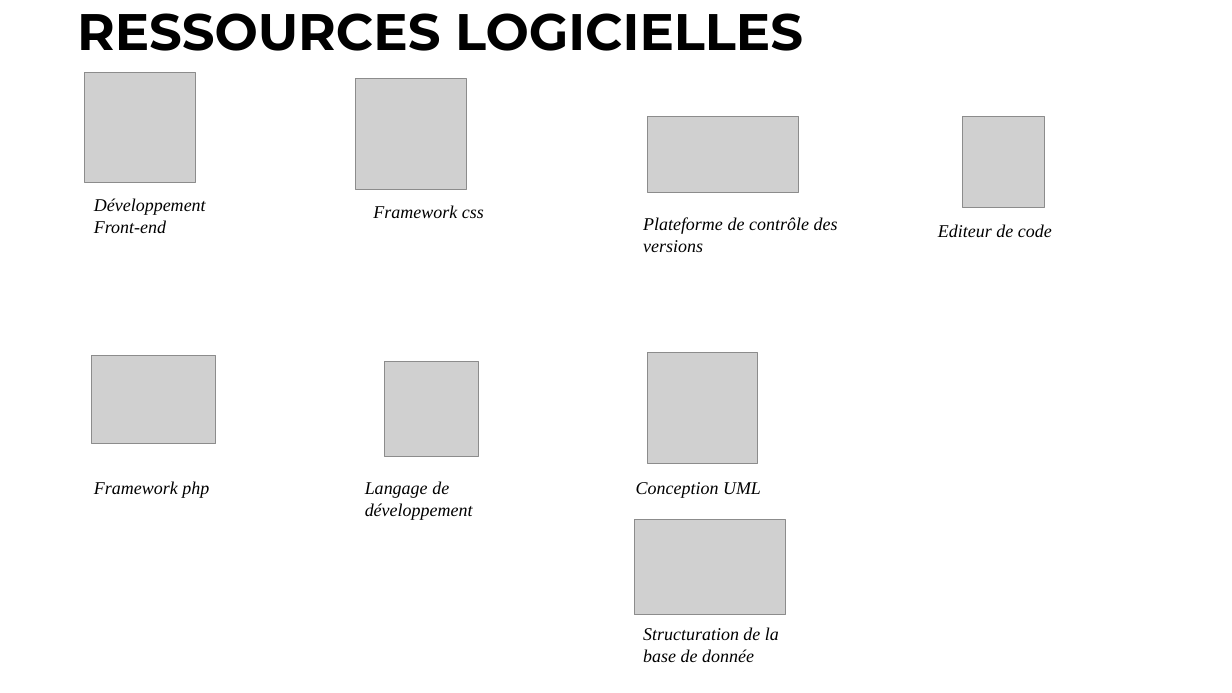
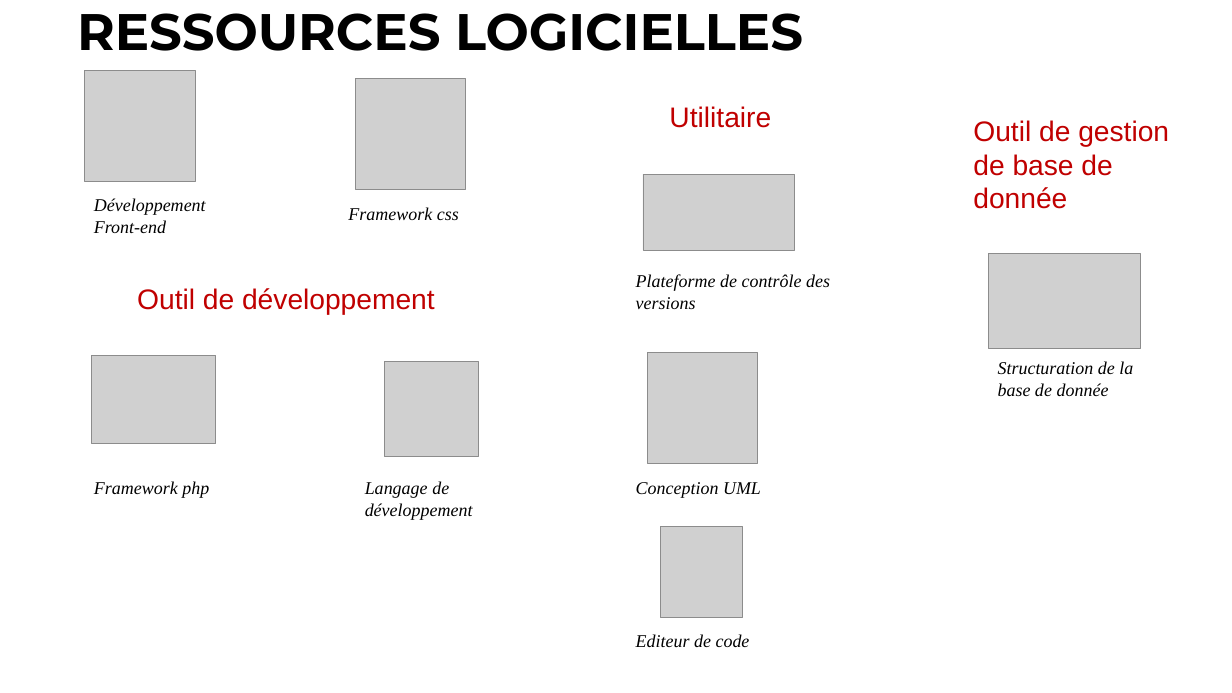
Before and after one commit to rayanghomsi10/Backend_stageX2, a slide deck: slide 16 of STAGE ACADEMIQUE D’IMPRENIATION.pptx. Drawn at 1232x693 pixels with LibreOffice and Linux fonts; fonts in the diff are those of the drawing; grey boxes stand for pictures; background and template pictures are left out. Boxes give left, top, right and bottom in pixels: in the first picture for what was removed or moved away, otherwise in the second. Text is boxed around its words. In the diff, an @@ line names an element or a change of style, - is before the commit and + after.

```diff
--- a/STAGE ACADEMIQUE D’IMPRENIATION.pptx
+++ b/STAGE ACADEMIQUE D’IMPRENIATION.pptx
@@ text added at (669, 106, 771, 128), 22 pt, text #C00000 @@
+Utilitaire
@@ text added at (973, 120, 1169, 209), 22 pt, text #C00000 @@
+Outil de gestion de base de donnée
@@ picture: place and size @@
-picture at (647, 116, 799, 192)
+picture at (643, 175, 795, 250)
@@ text "Framework css": place and size @@
-text "Framework css" at (373, 205, 484, 218)
+text "Framework css" at (348, 207, 459, 220)
@@ text "Plateforme de contrôle des versions": place and size @@
-text "Plateforme de contrôle des versions" at (643, 217, 838, 252)
+text "Plateforme de contrôle des versions" at (636, 274, 830, 309)
@@ picture: place and size @@
-picture at (634, 519, 786, 615)
+picture at (989, 253, 1141, 348)
@@ text added at (137, 288, 435, 315), 22 pt, text #C00000 @@
+Outil de développement
@@ text "Structuration de la base de ...": place and size @@
-text "Structuration de la base de ..." at (643, 627, 779, 662)
+text "Structuration de la base de ..." at (998, 361, 1133, 396)
@@ picture: place and size @@
-picture at (963, 116, 1045, 208)
+picture at (661, 527, 743, 618)
@@ text "Editeur de code": place and size @@
-text "Editeur de code" at (938, 224, 1052, 238)
+text "Editeur de code" at (636, 634, 750, 648)
```
Also in this commit, not shown: 4 other slides changed, 6 other files.
